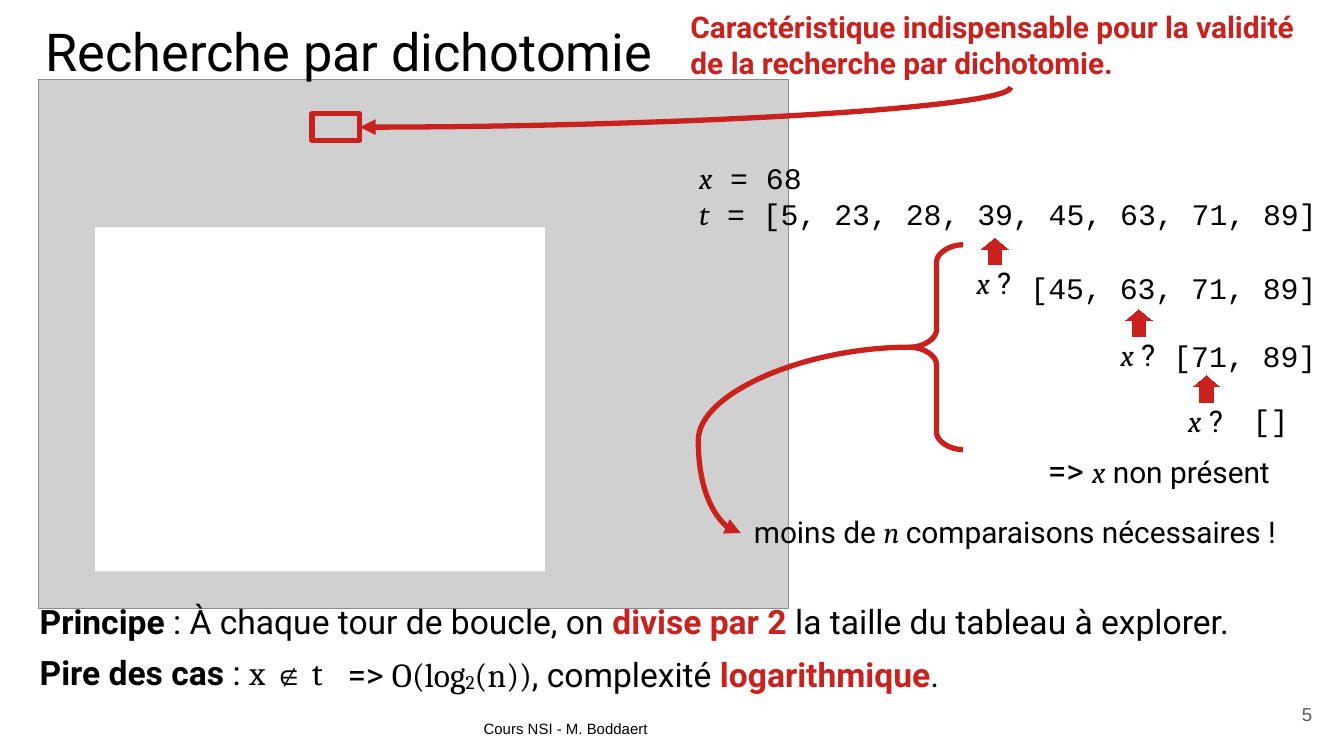
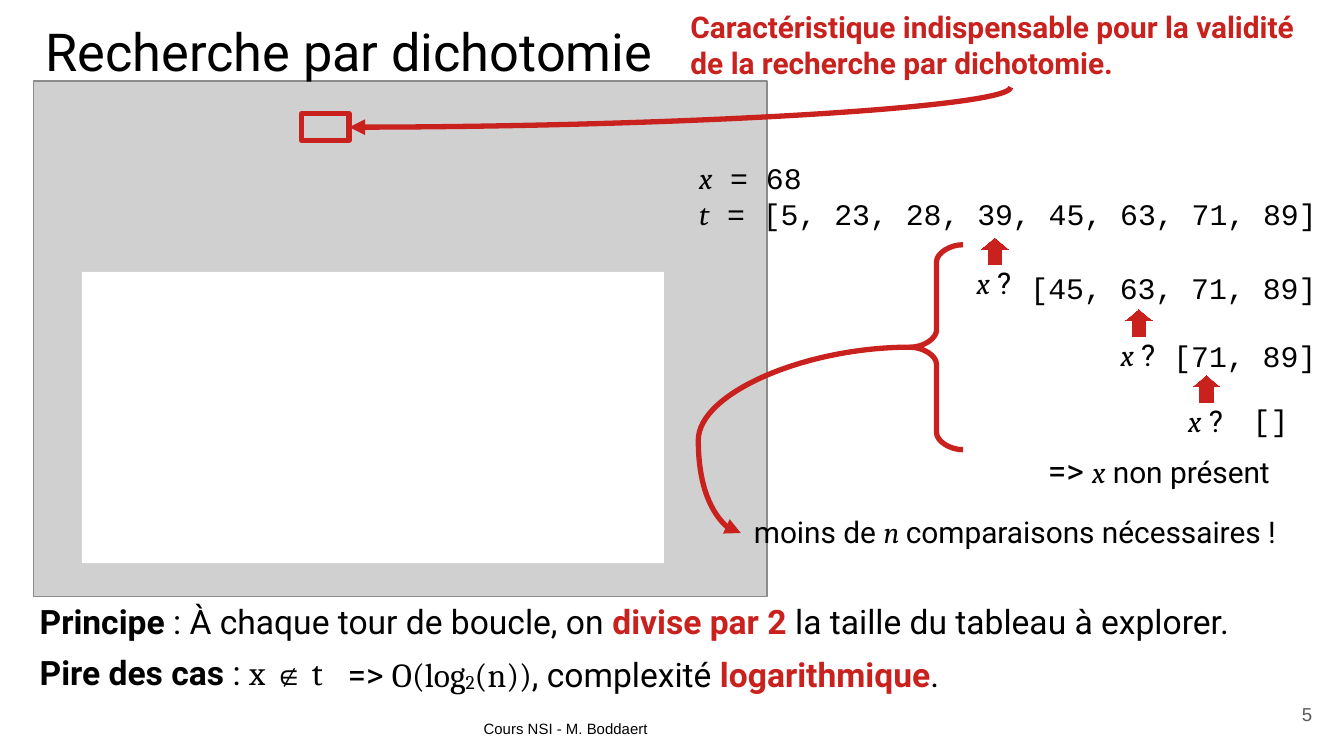
Before and after one commit to Philippe-Boddaert/Philippe-Boddaert.github.io, a slide deck: slide 5 of premiere/algorithmique/dichotomie/cours/diapo.odp. Drawn at 1344x756 pixels with LibreOffice and Linux fonts; fonts in the diff are those of the drawing; grey boxes stand for pictures; background and template pictures are left out. Boxes give left, top, right and bottom in pixels: in the first picture for what was removed or moved away, otherwise in the second. Text is boxed around its words. In the diff, an @@ line names an element or a change of style, - is before the commit and + after.

```diff
--- a/premiere/algorithmique/dichotomie/cours/diapo.odp
+++ b/premiere/algorithmique/dichotomie/cours/diapo.odp
@@ picture: place and size @@
-picture at (39, 79, 789, 607)
+picture at (34, 81, 767, 597)
@@ curved arrow moved from (1011, 87) - (360, 128) to (1011, 87) - (349, 128) @@
@@ rectangle: place and size @@
-rectangle at (312, 114, 359, 141)
+rectangle at (301, 114, 348, 141)
@@ rectangle: place and size @@
-rectangle at (95, 227, 546, 571)
+rectangle at (82, 271, 664, 563)
```
Also in this commit, not shown: 2 other slides changed, 3 other files.
